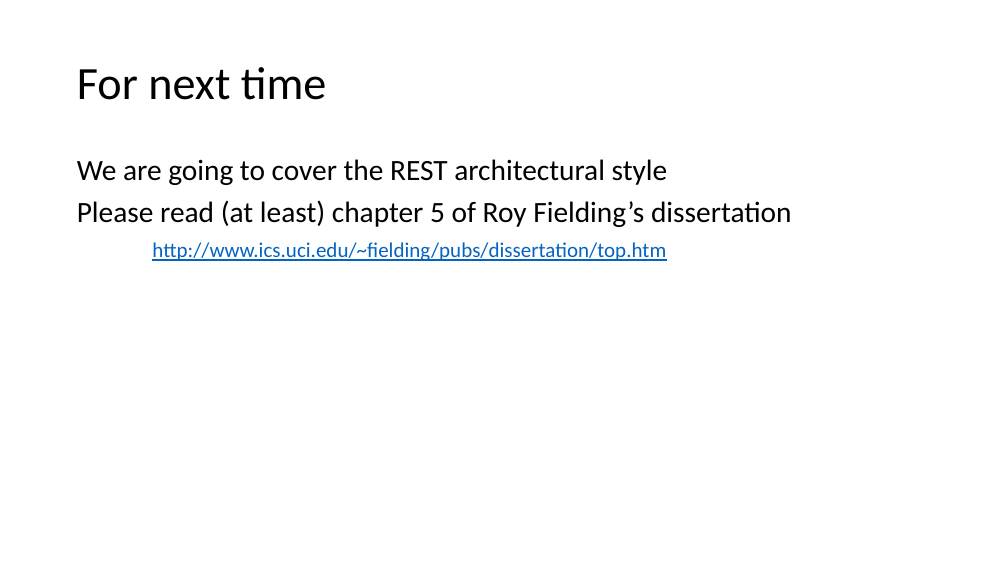
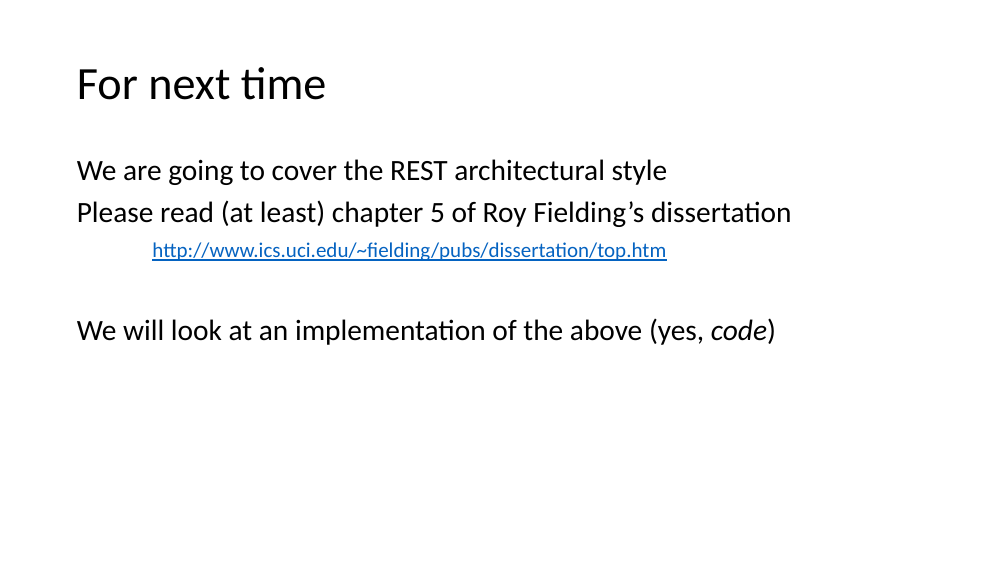
Before and after one commit to IrenaNiu/SU_CPSC_5200_20WQ, a slide deck: slide 26 of lectures/01 - Introduction.pptx (slide 25 before the commit). Drawn at 1008x567 pixels with LibreOffice and Linux fonts; fonts in the diff are those of the drawing. Boxes give left, top, right and bottom in pixels: in the first picture for what was removed or moved away, otherwise in the second. Text is boxed around its words. In the diff, an @@ line names an element or a change of style, - is before the commit and + after.

```diff
--- a/lectures/01 - Introduction.pptx
+++ b/lectures/01 - Introduction.pptx
@@ text at [77,318,776,345]: paragraph added @@
+We will look at an implementation of the above (yes, code)
```
Also in this commit, not shown: 1 other slide changed, 1 slide added.
